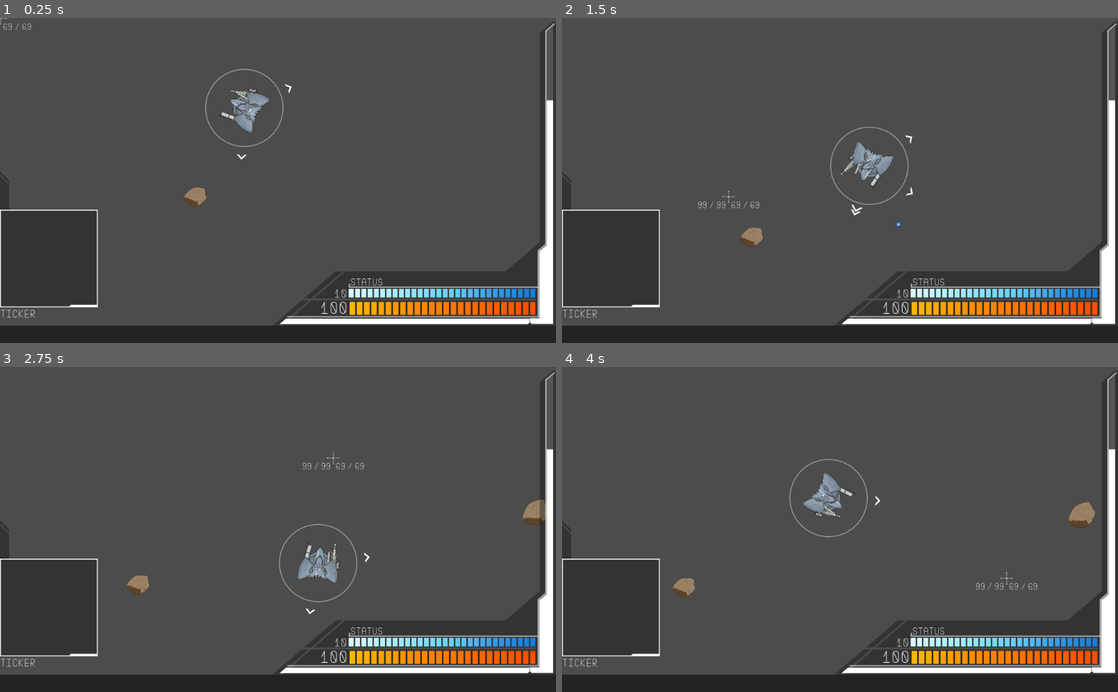
Above: before the commit, frames 1-4 (two rows, left to right).
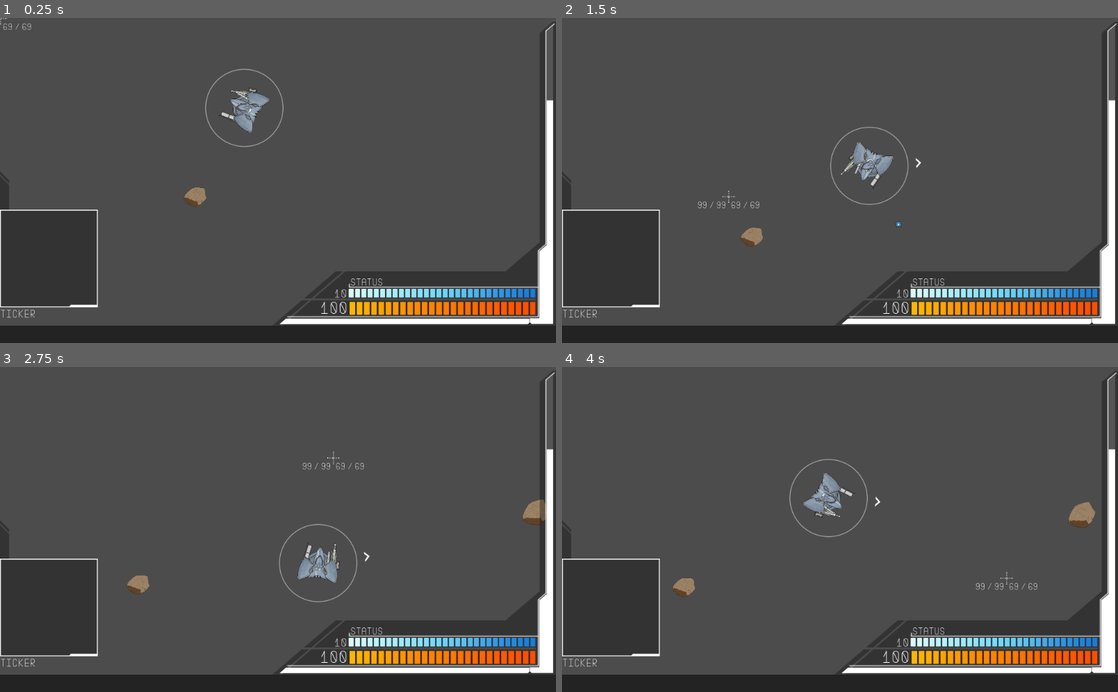
Above: after the commit, the same moments.

Repository: Littlerun-Bastion/Soulless-Steel
Game: Godot game, scene res://game/arena/Arena.tscn
The game is run twice, just before and just after one commit, with the same random seed, the same clock (stepped at 60 frames per second) and the same inputs.
Inputs (mouse positions are in pixels of both pictures, inside the frame that each line leads up to):
- Up to frame 1 (0.25 s): no input
- Up to frame 2 (1.5 s): move the mouse to (962, 164) at 0.52 s; hold D (right) 0.53-1.28 s; hold F (honk) 0.53-1.28 s; move the mouse to (728, 196) at 1.27 s; hold S (down) from 1.28 s (still down); click (728, 196) at 1.35 s
- Up to frame 3 (2.75 s): move the mouse to (333, 458) at 2.02 s; release S (down) at 2.03 s; hold D (right) from 2.03 s (still down); hold Right mouse button (right_arm_weapon_shoot) from 2.03 s (still down)
- Up to frame 4 (4 s): move the mouse to (812, 594) at 2.77 s; release D (right) at 2.78 s; release Right mouse button (right_arm_weapon_shoot) at 2.78 s; hold W (up) 2.78-3.53 s; tap Ctrl (strafe) at 2.85 s; move the mouse to (1006, 578) at 3.52 s; hold A (left) from 3.53 s (still down); hold F (honk) from 3.53 s (still down)

The runs differ from the first frame. In frame 1, less than 0.1% of the frame differs, in the area x 42-53%, y 20-44%; in frame 2, less than 0.1%, in the area x 51-65%, y 36-61%; in frame 3, less than 0.1%; in frame 4, less than 0.1%.

Commit message:
Working pulsing radar

Diff:
--- a/project/game/ui/PlayerHUD.gd
+++ b/project/game/ui/PlayerHUD.gd
@@ -18,7 +18,7 @@
 	setup_shieldbar()
 	setup_energybar()
 	setup_cursor()
-	PlayerRadar.setup(mechas, player, 900, 2)
+	PlayerRadar.setup(mechas, player, 2300, 2)
 
 
 func setup_lifebar():
--- a/project/game/ui/PlayerRadar/PlayerRadar.gd
+++ b/project/game/ui/PlayerRadar/PlayerRadar.gd
@@ -17,7 +17,7 @@
 func _process(_dt):
 	if player and visible:
 		rect_position = player.get_global_transform_with_canvas().origin
-		clear_deleted_mechas()
+		clear_dead_mechas()
 		if not update_cooldown:
 			update_mecha_position()
 		update_pointers()
@@ -37,10 +37,10 @@
 
 func update_mecha_position():
 	for p in pointers:
-		p.target_position = p.mecha.get_global_transform_with_canvas().origin
+		p.target_position = p.mecha.global_position
 
 
-func clear_deleted_mechas():
+func clear_dead_mechas():
 	var to_delete = []
 	for pointer_data in pointers:
 		if not mechas.has(pointer_data.mecha):
@@ -70,7 +70,7 @@
 	var pointer_data = {
 		"mecha": mecha,
 		"pointer": p,
-		"target_position": mecha.get_global_transform_with_canvas().origin,
+		"target_position": mecha.global_position,
 	}
 	pointers.append(pointer_data)
 	return pointer_data
@@ -88,10 +88,10 @@
 	var pointer = pointer_data.pointer
 
 	#Rotate
-	var angle = rect_position.angle_to_point(target_pos) - PI/2
+	var angle = player.global_position.angle_to_point(target_pos) - PI/2
 	pointer.rect_rotation = rad2deg(angle)
 
-	var distance = rect_position.distance_to(target_pos)
+	var distance = player.global_position.distance_to(target_pos)
 	if distance > range_radius:
 		pointer.modulate.a = 0.0
 	else:
